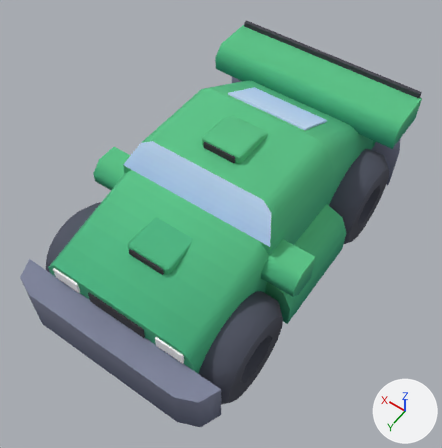
The glTF model public/assets/concepts/dash-plus.glb: old version first, new version second.
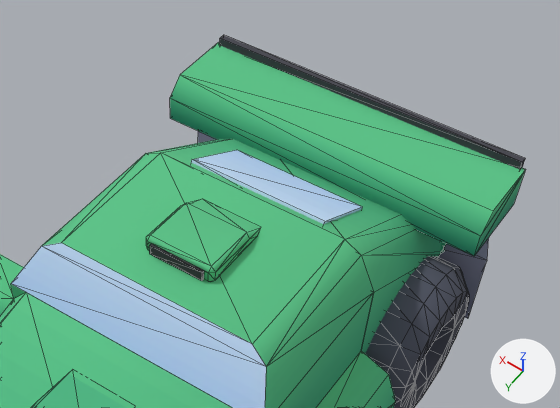
Each version appears first whole from a camera (50 mm lens) standing at (-0.513, 0.744, 1.285) and looking at (-0.009, 0.039, 0.176), and next in a close-up on the part from 26% to 100% of the width and 0% to 53% of the height. Arrows for +X, +Y and +Z are at lower right; the lights stay in place. The first two pictures are the older version. The close-ups show mesh edges as thin lines. Vertices at exactly the same position are counted once.

The older version as bpy lines, for what is in view:
```python
me_body = bpy.data.meshes.new('body')
me_body.from_pydata(...)  # 236 vertices, 384 faces; spans x -0.262..0.262, y -0.438..0.438, z 0.087..0.409
me_body.materials.append(mat_colormap)
me_wheel_fl = bpy.data.meshes.new('wheel-fl')
me_wheel_fl.from_pydata(...)  # 154 vertices, 220 faces; spans x -0.062..0.062, y -0.125..0.125, z -0.125..0.125
me_wheel_fl.materials.append(mat_colormap)
ob_dash_plus = bpy.data.objects.new('dash-plus', me_body)
ob_dash_plus.location = (0.0, 0.0, 0.0)
ob_wheel_bl = bpy.data.objects.new('wheel-bl', me_wheel_fl)
ob_wheel_bl.parent = ob_dash_plus
ob_wheel_bl.location = (-0.188, -0.25, 0.125)
```
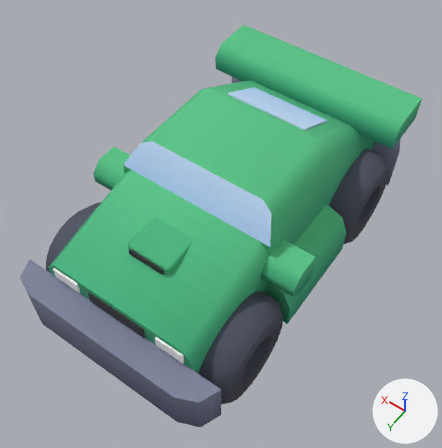
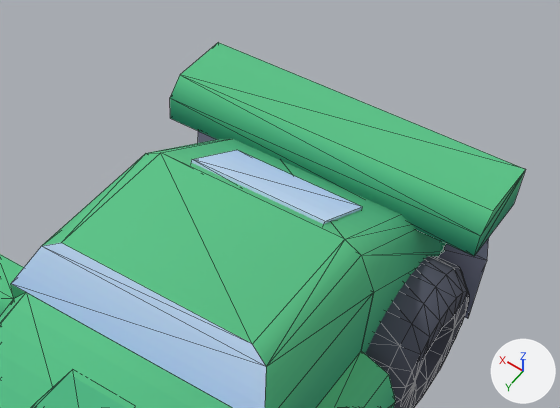
Location of each change, (x1, y1, x2, y2) in pixels of the close-ups (560 x 408 px):
'dash-plus', reshaped
    before: (0, 35, 526, 408)
    after: (0, 42, 526, 408)
part 1 of me_body, deleted (green)
    before: (146, 199, 260, 281)
part 2 of me_body, deleted
    before: (220, 35, 525, 169)
part 3 of me_body, deleted
    before: (149, 244, 204, 281)

Diff of the bpy script that builds the scene:
```diff
--- a/public/assets/concepts/dash-plus.glb.py
+++ b/public/assets/concepts/dash-plus.glb.py
@@ me_body @@
 # used by ob_dash_plus; location = (0.0, 0.0, 0.0)
-me_body.from_pydata(...)  # 236 vertices, 384 faces; spans x -0.262..0.262, y -0.438..0.438, z 0.087..0.409
+me_body.from_pydata(...)  # 198 vertices, 320 faces; spans x -0.262..0.262, y -0.438..0.438, z 0.087..0.387
+# me_body part 1: the loose piece of 22 vertices spanning x -0.05..0.05, y -0.085..0.03, z 0.383..0.409 is deleted
+# me_body part 2: the loose piece of 8 vertices spanning x -0.244..0.244, y -0.43..-0.42, z 0.34..0.356 is deleted
+# me_body part 3: the loose piece of 8 vertices spanning x -0.038..0.038, y 0.03..0.034, z 0.389..0.403 is deleted
 me_body.materials.append(mat_colormap)
```
